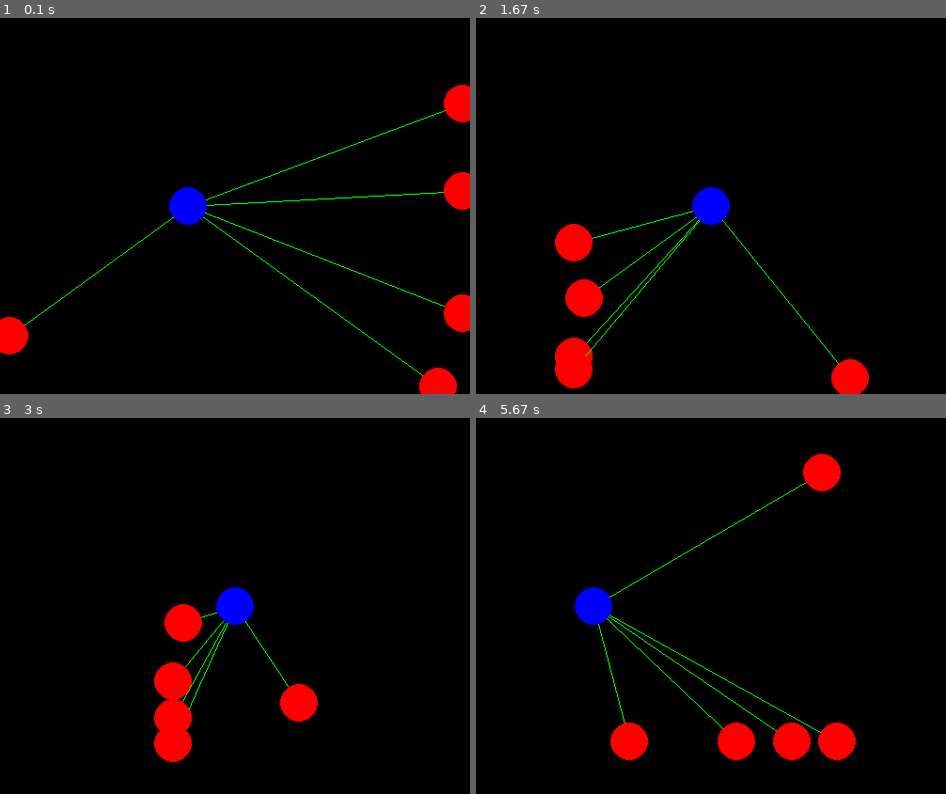
Above: before the commit, frames 1-4 (two rows, left to right).
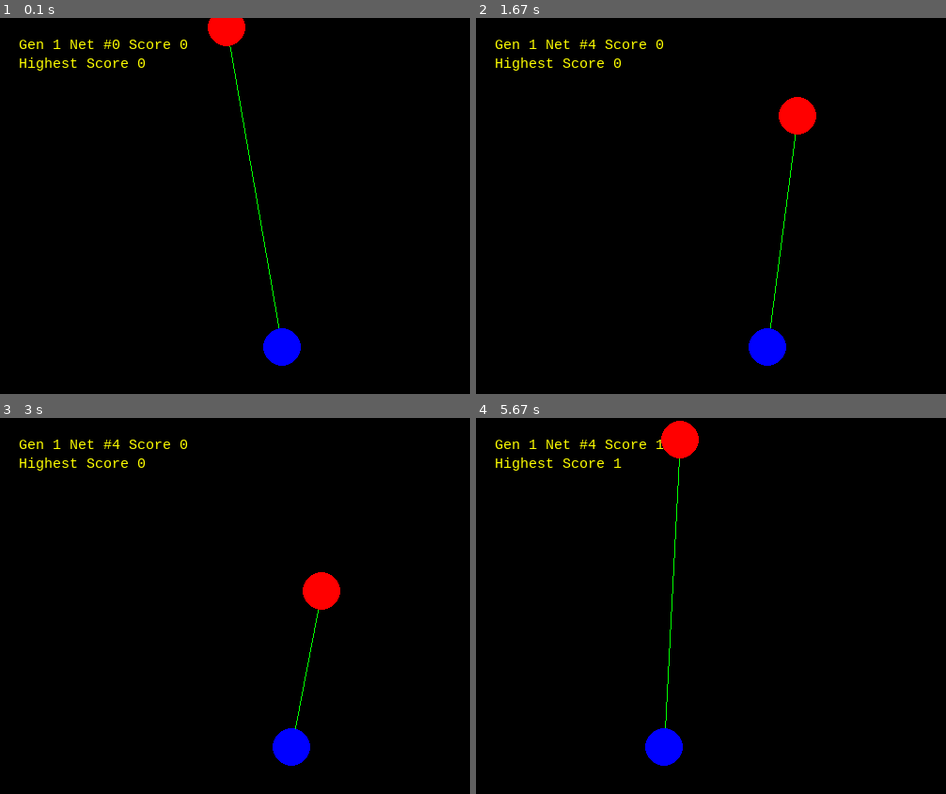
Above: after the commit, the same moments.

Repository: edo0xff/PygameGeneticAlgorithms
Game: pygame game, started from main.py
Two runs of this game, one before a commit and one after it. Both use one fixed random seed, a clock stepped at 60 frames per second and the inputs below.
Inputs:
- Up to frame 1 (0.1 s): no input
- Up to frame 2 (1.67 s): no input
- Up to frame 3 (3 s): no input
- Up to frame 4 (5.67 s): no input

The runs differ from the first frame. In frame 1, 5.4% of the frame differs, in the area x 0-100%, y 0-100%; in frame 2, 5.5%; in frame 3, 5.5%; in frame 4, 6.0%, in the area x 4-81%, y 0-93%.

Commit message:
Simple example

Diff:
--- a/game/logic.py
+++ b/game/logic.py
@@ -58,31 +58,32 @@
 
 class Board:
 
-    UP = 0
-    DOWN = 1
-    LEFT = 2
-    RIGHT = 3
-    NULL = 4
+    LEFT = 0
+    RIGHT = 1
+    NULL = 2
 
-    def __init__(self, size=(500, 500), number_of_enemies=5, spawn_rate=2, spawned_enemies=5):
+    def __init__(self, size=(500, 500), id=0, number_of_enemies=5, spawn_rate=2, spawned_enemies=1):
         self.size = size
         self.balls = [Ball() for i in range(number_of_enemies)]
-        self.player = Ball([int(size[0] / 2), int(size[1] / 2)], velocity=5)
+        self.player = Ball([int(size[0] / 2), int(size[1] - 50)], velocity=5)
         self.number_of_enemies = number_of_enemies
         self.spawned_enemies = spawned_enemies
         self.spawn_rate = spawn_rate
         self.game_over = False
         self.start_time = time.time()
+        self.spawn_time = time.time()
         self.score = 0
+        self.id = id
 
     def Reset(self):
         for i in range(len(self.balls)):
             self.balls[i].Reset()
 
-        self.player.SetPosition(int(self.size[0] / 2), int(self.size[1] / 2))
-        self.spawned_enemies = 5
+        self.player.SetPosition(int(self.size[0] / 2), int(self.size[1] - 50))
+        self.spawned_enemies = 1
         self.game_over = False
         self.start_time = time.time()
+        self.spawn_time = time.time()
         self.score = 0
 
     def IsGameOver(self):
@@ -91,62 +92,31 @@
     def GetScore(self):
         return self.score
 
+    def GetID(self):
+        return self.id
+
     def Tick(self):
-        self.score += 1
-        elapsed_time = int(time.time() - self.start_time)
-
-        if elapsed_time > self.spawn_rate and self.spawned_enemies < self.number_of_enemies:
-            self.spawned_enemies += 1
-            self.start_time = time.time()
 
         for i in range(self.spawned_enemies):
             ball = self.balls[i]
             position = ball.GetPosition()
 
             if not ball.IsSpawned():
-                # 0 = UP, 1 = DOWN, 2 = LEFT, 3 = RIGHT
-                initial_position = random.choice([0, 1, 2, 3])
+                random_x = random.randrange(100, self.size[0] - 100)
 
-                if initial_position == 0:
-                    random_x = random.randrange(0, self.size[0])
-                    random_y = 0
-                    random_movement = [random.choice([-1, 1]), 1]
-
-                elif initial_position == 1:
-                    random_x = random.randrange(0, self.size[0])
-                    random_y = self.size[1]
-                    random_movement = [random.choice([-1, 1]), -1]
-
-                elif initial_position == 2:
-                    random_x = 0
-                    random_y = random.randrange(0, self.size[1])
-                    random_movement = [1, random.choice([-1, 1])]
-
-                else:
-                    random_x = self.size[0]
-                    random_y = random.randrange(0, self.size[1])
-                    random_movement = [-1, random.choice([-1, 1])]
-
-                ball.SetPosition(random_x, random_y)
-                ball.SetMovement(random_movement)
+                ball.SetPosition(random_x, 0)
+                ball.SetMovementDirectionY(1)
                 ball.Spawn()
 
-            if position[0] <= 0:
-                ball.SetMovementDirectionX(1)
-
-            elif position[0] >= self.size[0]:
-                ball.SetMovementDirectionX(-1)
-
-            if position[1] <= 0:
-                ball.SetMovementDirectionY(1)
-
-            elif position[1] >= self.size[1]:
-                ball.SetMovementDirectionY(-1)
+            elif position[1] >= self.size[1] + 300:
+                self.game_over = True
 
             ball.Move()
 
             if self.player.Collide(ball):
-                self.game_over = True
+                random_x = random.randrange(100, self.size[0] - 100)
+                ball.SetPosition(random_x, 0)
+                self.score += 1
 
     def MovePlayer(self, direction):
         position = self.player.GetPosition()
@@ -157,21 +127,11 @@
         elif direction == self.RIGHT:
             self.player.SetMovementDirectionX(1)
 
-        elif direction == self.UP:
-            self.player.SetMovementDirectionY(-1)
-
-        elif direction == self.DOWN:
-            self.player.SetMovementDirectionY(1)
-
         else:
             self.player.SetMovement([0, 0])
 
-        if position[0] - 10 <= 0 or position[0] + 10 >= self.size[0]:
+        if position[0] - 100 <= 0 or position[0] + 100 >= self.size[0]:
             # self.player.SetMovementDirectionX(0)
-            self.game_over = True
-
-        if position[1] - 10 <= 0 or position[1] + 10 >= self.size[1]:
-            # self.player.SetMovementDirectionY(0)
             self.game_over = True
 
         self.player.Move()
@@ -179,16 +139,12 @@
     def Get1DPositions(self):
         player_position = self.player.GetPosition()
 
-        positions = [player_position[0], player_position[1]]
+        enemy_positions = []
 
         for ball in self.balls:
-            enemy_position = ball.GetPosition()
+            enemy_positions.append(ball.GetPosition()[0])
 
-            if enemy_position == [-1, -1]:
-                enemy_position = [0, 0]
-
-            positions.append(enemy_position[0])
-            positions.append(enemy_position[1])
+        positions = [player_position[0], sorted(enemy_positions)[-1]]
 
         return positions
 
@@ -203,7 +159,7 @@
     boards = []
 
     for i in range(pop_size):
-        boards.append(Board(size=board_size))
+        boards.append(Board(size=board_size, id=i))
 
     return boards
 
--- a/game/window.py
+++ b/game/window.py
@@ -6,6 +6,7 @@
     PLAYER_COLOR = (0, 0, 255)
     ENEMY_COLOR = (255, 0, 0)
     LINE_COLOR = (0, 255, 0)
+    TEXT_COLOR = (0, 255, 0)
     FOOD_COLOR = (255, 255, 255)
     BALL_RADIUS = 20
 
@@ -17,10 +18,13 @@
         pygame.init()
 
         self.screen = pygame.display.set_mode(size)
+        self.font = pygame.font.SysFont("monospace", 15)
+
+        self.highest_score = 0
 
         pygame.display.set_caption("GA Game")
 
-    def Draw(self, board):
+    def Draw(self, board, generation):
 
         enemies = board.GetEnemiesPositions()
         player_position = board.GetPlayerPosition()
@@ -34,4 +38,17 @@
 
         pygame.draw.circle(self.screen, self.PLAYER_COLOR, player_position, self.BALL_RADIUS)
 
+        label = self.font.render("Gen %i Net #%i Score %i" % (generation, board.GetID(), board.GetScore()), 1,
+                                 (255, 255, 0))
+
+        self.screen.blit(label, (20, 20))
+
+        label = self.font.render("Highest Score %i" % self.highest_score, 1,
+                                 (255, 255, 0))
+
+        self.screen.blit(label, (20, 40))
+
+        if board.GetScore() > self.highest_score:
+            self.highest_score = board.GetScore()
+
         pygame.display.flip()
--- a/genetics/algorithms.py
+++ b/genetics/algorithms.py
@@ -1,13 +1,13 @@
 import random
 import numpy as np
 
-from .network import Network
+from .network import CreateNetwork
 
 
 class Subject:
 
     def __init__(self):
-        self.network = Network(12, 5)
+        self.network = CreateNetwork()
         self.fitness = 0
 
     def SetFitness(self, val):
@@ -18,7 +18,7 @@
 
     def MovementPrediction(self, model_input):
         model_input = np.array([model_input])
-        response = self.network.Predict(model_input)[0].tolist()
+        response = self.network.predict(model_input)[0].tolist()
         return response.index(max(response))
 
 
@@ -32,52 +32,18 @@
     return layers
 
 
-def TwoPointsCrossover(subject1: Subject, subject2: Subject):
-    subject1_layers = subject1.network.GetLayers()
-    subject2_layers = subject2.network.GetLayers()
-    child_layers = []
+def UniformCrossover(parent1, parent2):
+    subject1_layers = parent1.network.get_weights()
+    subject2_layers = parent2.network.get_weights()
+    child_layers = np.copy(subject1_layers)
 
-    for i in range(len(subject1_layers)):
-        child_layer = []
-        for j in range(len(subject1_layers[i])):
-            subject1_neuron = subject1_layers[i][j].tolist()
-            subject2_neuron = subject2_layers[i][j].tolist()
+    for layer in range(len(child_layers)):
+        for neuron in range(len(child_layers[layer])):
+            for weight in range(len(child_layers[layer][neuron])):
+                child_layers[layer][neuron][weight] = random.uniform(subject1_layers[layer][neuron][weight],
+                                                                     subject2_layers[layer][neuron][weight])
 
-            slice_point1 = int(len(subject1_neuron) / 3)
-            slice_point2 = slice_point1 * 2
-            child_neuron = subject1_neuron[:slice_point1] + \
-                           subject2_neuron[slice_point1:slice_point2] + \
-                           subject1_neuron[slice_point2:]
-
-            child_layer.append(np.array(child_neuron))
-
-        child_layers.append(np.array(child_layer))
-
-    return np.array(child_layers)
-
-
-def UniformCrossover(subject1: Subject, subject2: Subject):
-    subject1_layers = subject1.network.GetLayers()
-    subject2_layers = subject2.network.GetLayers()
-    child_layers = []
-
-    for i in range(len(subject1_layers)):
-        child_layer = []
-        for j in range(len(subject1_layers[i])):
-            child_neuron = []
-
-            for k in range(len(subject1_layers[i][j])):
-                weight1 = subject1_layers[i][j][k]
-                weight2 = subject2_layers[i][j][k]
-                child_weight = random.uniform(weight1, weight2)
-
-                child_neuron.append(child_weight)
-
-            child_layer.append(np.array(child_neuron))
-
-        child_layers.append(np.array(child_layer))
-
-    return np.array(child_layers)
+    return child_layers
 
 
 def CreatePopulation(pop_size=5):
@@ -98,7 +64,9 @@
 
     for i in range(len(population) - 2):
         child_layers = Mutation(UniformCrossover(parent1, parent2), mutation_factor)
-        population[i].network.SetLayers(child_layers)
+        population[i].network.set_weights(child_layers)
+
+    population[-1] = parent1
 
     return population
 
--- a/genetics/network.py
+++ b/genetics/network.py
@@ -5,37 +5,85 @@
     return 1 / (1 + np.exp(-x))
 
 
-class Network:
+def tanh(x):
+    return np.tanh(x)
 
-    def __init__(self, x, y):
-        self.x = x
-        self.y = y
-        self.weights1 = np.random.uniform(-10, 10, (x, 12))
-        self.weights2 = np.random.uniform(-10, 10, (12, 50))
-        self.weights3 = np.random.uniform(-10, 10, (50, 25))
-        self.weights4 = np.random.uniform(-10, 10, (25, 5))
-        self.output = np.zeros(y)
 
-    def GetLayers(self):
-        return [self.weights1, self.weights2, self.weights3, self.weights4]
+class Layer:
+    def __init__(self):
+        self.input = None
+        self.output = None
 
-    def SetLayers(self, layers):
-        self.weights1 = layers[0]
-        self.weights2 = layers[1]
-        self.weights3 = layers[2]
-        self.weights4 = layers[3]
+    def forward_propagation(self, input_data):
+        raise NotImplementedError
 
-    def Predict(self, net_input):
-        layer1 = sigmoid(np.dot(net_input, self.weights1))
-        layer2 = sigmoid(np.dot(layer1, self.weights2))
-        layer3 = sigmoid(np.dot(layer2, self.weights3))
 
-        self.output = sigmoid(np.dot(layer3, self.weights4))
+class FCLayer(Layer):
+
+    def __init__(self, input_size, output_size):
+        super().__init__()
+        self.weights = np.random.rand(input_size, output_size) - 0.5
+        self.bias = np.random.rand(1, output_size) - 0.5
+
+    def forward_propagation(self, input_data):
+        self.input = input_data
+        self.output = np.dot(self.input, self.weights) + self.bias
         return self.output
 
 
-if __name__ == "__main__":
-    net = Network(15, 5)
+class ActivationLayer(Layer):
 
-    print(net.Predict(np.array([562,566,45,3,5,6,8,1,6,4,7,8,2,6,9])))
-    print(net.Predict(np.array([0, 0, 0, 3, 5, 6, 8, 1, 8, 4, 7, 8, 2, 6, 9])))
+    def __init__(self, activation):
+        super().__init__()
+        self.activation = activation
+
+    def forward_propagation(self, input_data):
+        self.input = input_data
+        self.output = self.activation(self.input)
+        return self.output
+
+
+class Network:
+
+    def __init__(self):
+        self.layers = []
+
+    def add(self, layer):
+        self.layers.append(layer)
+
+    def predict(self, input_data):
+        output = input_data
+
+        for layer in self.layers:
+            output = layer.forward_propagation(output)
+
+        return output
+
+    def get_weights(self):
+        weights = []
+
+        for layer in self.layers:
+            if type(layer).__name__ == "FCLayer":
+                weights.append(layer.weights)
+
+        return weights
+
+    def set_weights(self, weights):
+        i = 0
+        for layer in self.layers:
+            if type(layer).__name__ == "FCLayer":
+                layer.weights = weights[i]
+                i += 1
+
+
+def CreateNetwork():
+    network = Network()
+
+    network.add(FCLayer(2, 20))
+    network.add(ActivationLayer(tanh))
+    network.add(FCLayer(20, 10))
+    network.add(ActivationLayer(tanh))
+    network.add(FCLayer(10, 2))
+    network.add(ActivationLayer(tanh))
+
+    return network
--- a/main.py
+++ b/main.py
@@ -6,14 +6,14 @@
 os.environ['TF_CPP_MIN_LOG_LEVEL'] = '3'
 
 BOARD_SIZE = (500, 400)
-POP_SIZE = 20
+POP_SIZE = 100
 FPS = 60
 
 population = genetics.CreatePopulation(pop_size=POP_SIZE)
 boards = game.CreateBoards(pop_size=POP_SIZE, board_size=BOARD_SIZE)
 window = game.Window(size=BOARD_SIZE, fps=FPS)
 
-generation = 0
+generation = 1
 display_board = 0
 game_over_boards = 0
 
@@ -43,7 +43,6 @@
             i += 1
 
         if game_over_boards == len(boards):
-            print(" [i] Evolving networks")
 
             generation += 1
             display_board = 0
@@ -51,12 +50,14 @@
 
             population, boards = genetics.SortPopulation(population, boards)
 
+            print(" [i] Evolving %i networks" % len(population))
+
             population = genetics.EvolvePopulation(population)
             boards = game.ResetBoards(boards)
 
             print(" [i] generation #%i evolved" % generation)
 
-        window.Draw(boards[display_board])
+        window.Draw(boards[display_board], generation)
 
 except KeyboardInterrupt:
     pass
